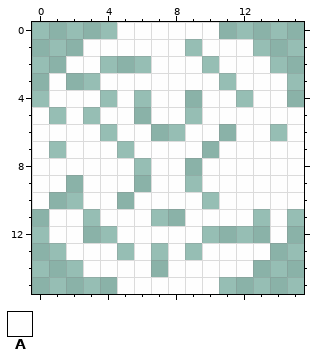
File history of a pixel-art sprite, src/main/resources/assets/kamenridercraft/textures/particle/wizard_particles.png. Above, as it was before the edit.
The file is 16x16 pixels. Colours within 5 levels of each other are drawn and written as one.
Palette (. is transparent): A #fefefe
Pixels before, first column x 0:
 0 .....AAAAAA.....
 1 ...AAAAAA.AAA...
 2 ..AA...AAA.AAA..
 3 .A..AAAAAAA.AAA.
 4 .AAA.A.AA.AA.AA.
 5 A.A.AA.AA.AAAAAA
 6 AAAA.AA..AA.AA.A
 7 A.AAA.AAAA.AAAAA
 8 AAAAAA.AA.AAAAAA
 9 AA.AAA.AA.AAAAAA
10 A..AA.AAAA.AAAAA
11 .AA.AAA..AAAA.A.
12 .AA..AAAAA....A.
13 ..AAA.A.A.AAAA..
14 ...AAAA.AAAAA...
15 .....AAAAAA.....
The same view after the edit:
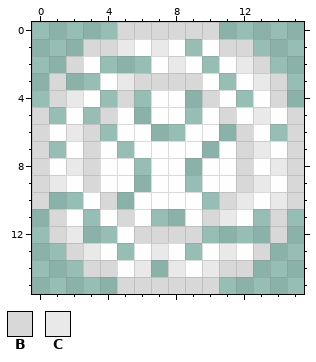
Colours new in this view: B #d8d8d8  C #e9e9e9
The commit says: too many particles
Difference:
{"y":0,"x":5,"old":"AAAAAA","new":"BBBBBB"}
{"y":1,"x":3,"old":"AAA","new":"BBC"}
{"y":1,"x":7,"old":"A","new":"C"}
{"y":1,"x":11,"old":"AA","new":"BB"}
{"y":2,"x":2,"old":"A","new":"B"}
{"y":2,"x":8,"old":"A","new":"C"}
{"y":2,"x":12,"old":"AA","new":"CB"}
{"y":3,"x":1,"old":"A","new":"B"}
{"y":3,"x":5,"old":"AAAAA","new":"CBBBB"}
{"y":3,"x":13,"old":"AA","new":"CB"}
{"y":4,"x":1,"old":"AA","new":"BC"}
{"y":4,"x":5,"old":"A","new":"B"}
{"y":4,"x":10,"old":"A","new":"B"}
{"y":4,"x":14,"old":"A","new":"B"}
{"y":5,"x":0,"old":"A","new":"B"}
{"y":5,"x":4,"old":"A","new":"B"}
{"y":5,"x":11,"old":"A","new":"B"}
{"y":5,"x":13,"old":"A","new":"C"}
{"y":5,"x":15,"old":"A","new":"B"}
{"y":6,"x":0,"old":"A","new":"B"}
{"y":6,"x":2,"old":"AA","new":"CB"}
{"y":6,"x":12,"old":"A","new":"B"}
{"y":6,"x":15,"old":"A","new":"B"}
{"y":7,"x":0,"old":"A","new":"B"}
{"y":7,"x":3,"old":"A","new":"B"}
{"y":7,"x":12,"old":"AA","new":"BC"}
{"y":7,"x":15,"old":"A","new":"B"}
{"y":8,"x":0,"old":"A","new":"B"}
{"y":8,"x":2,"old":"AA","new":"CB"}
{"y":8,"x":12,"old":"A","new":"B"}
{"y":8,"x":14,"old":"AA","new":"CB"}
{"y":9,"x":0,"old":"AA.A","new":"BCAB"}
{"y":9,"x":12,"old":"AA","new":"BC"}
{"y":9,"x":15,"old":"A","new":"B"}
{"y":10,"x":0,"old":"A","new":"B"}
{"y":10,"x":4,"old":"A","new":"B"}
{"y":10,"x":11,"old":"AA","new":"BC"}
{"y":10,"x":14,"old":"AA","new":"CB"}
{"y":11,"x":1,"old":"A","new":"B"}
{"y":11,"x":5,"old":"A","new":"B"}
{"y":11,"x":10,"old":"AA","new":"BC"}
{"y":11,"x":14,"old":"A","new":"B"}
{"y":12,"x":1,"old":"AA","new":"BC"}
{"y":12,"x":6,"old":"AAAA","new":"BBBB"}
{"y":12,"x":14,"old":"A","new":"B"}
{"y":13,"x":2,"old":"AA","new":"BC"}
{"y":13,"x":7,"old":".","new":"C"}
{"y":13,"x":11,"old":"A","new":"C"}
{"y":13,"x":13,"old":"A","new":"B"}
{"y":14,"x":3,"old":"AA","new":"BB"}
{"y":14,"x":6,"old":"A","new":"C"}
{"y":14,"x":8,"old":"A","new":"C"}
{"y":14,"x":10,"old":"AAA","new":"CBB"}
{"y":15,"x":5,"old":"AAAAAA","new":"BBBBBB"}
